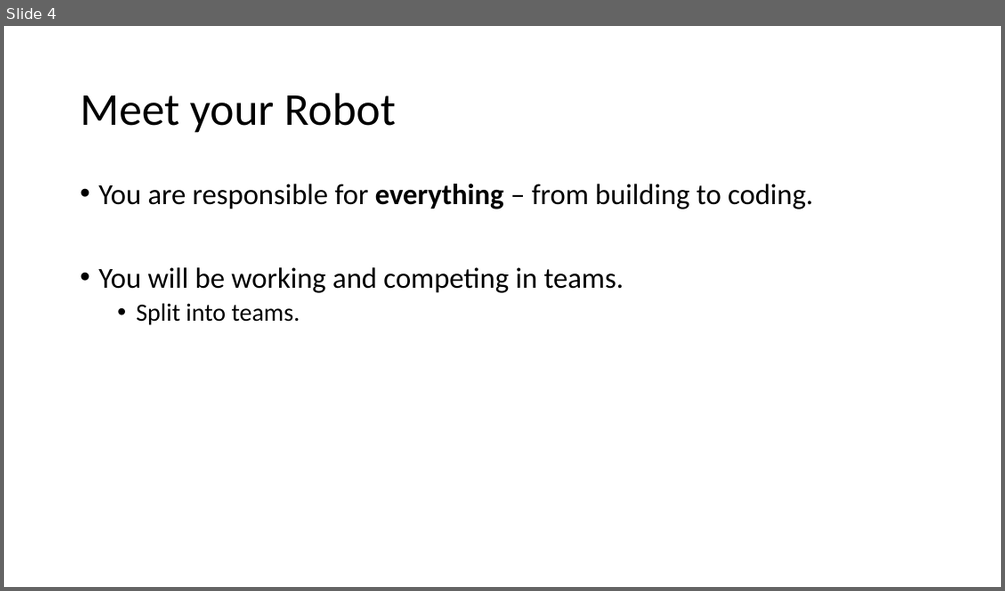
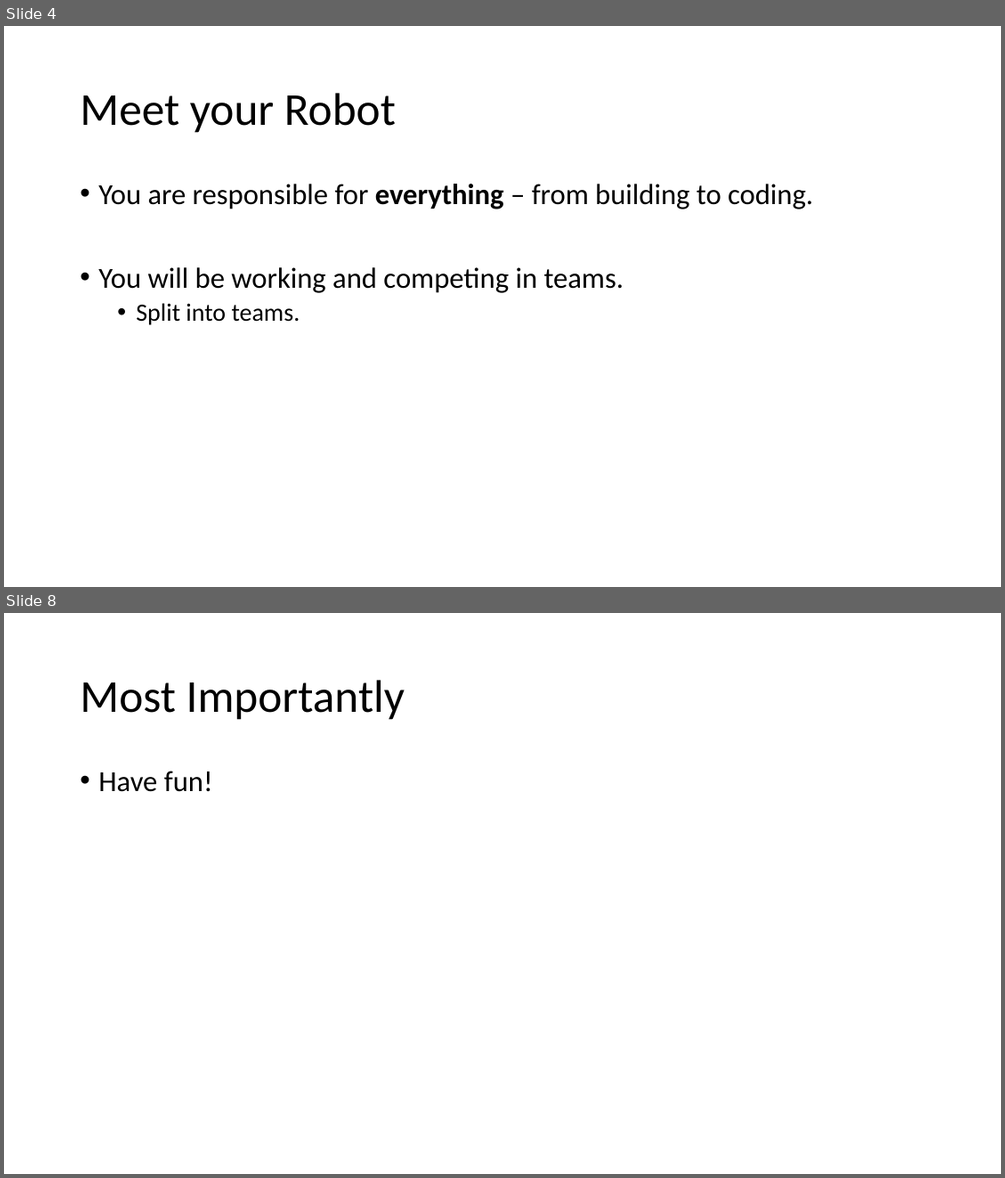
Before and after one commit to Falmouth-Games-Academy/lego-space-challenge, a slide deck: LEGO slides 1.pptx. Shown one above the other, each under a label of ours: slide 4 before the commit, slides 4 and 8 after it; the slides between them are not shown. The pictures are 1005x591 and 1005x1178 pixels, drawn with LibreOffice and Linux fonts; fonts in the diff are those of the drawing. Boxes give left, top, right and bottom in pixels: in the first picture for what was removed or moved away, otherwise in the second. Text is boxed around its words. In the diff, an @@ line names an element or a change of style, - is before the commit and + after.

```diff
--- a/LEGO slides 1.pptx
+++ b/LEGO slides 1.pptx
@@ slide 8 added at <box>4,613,1001,1174</box>, background #FFFFFF @@
@@ title added at <box>80,680,405,720</box>, 44 pt, text #000000 @@
+Most Importantly
@@ text added at <box>98,771,213,792</box>, 28 pt, text #000000 @@
+• Have fun!
```
Also in this commit, not shown: 5 slides changed.
